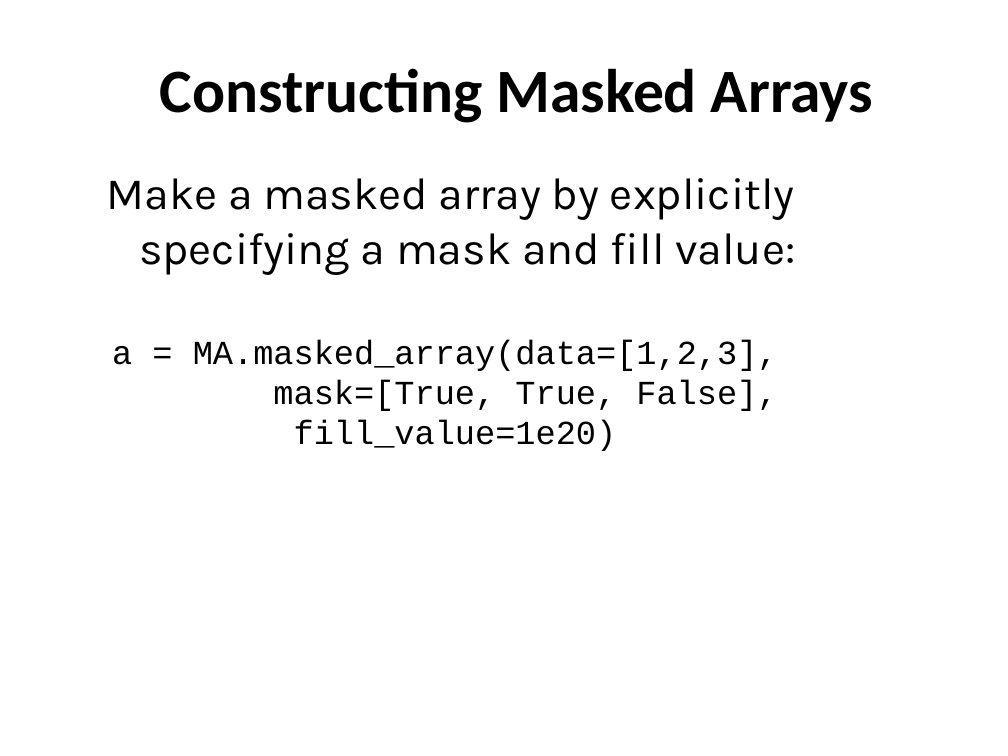
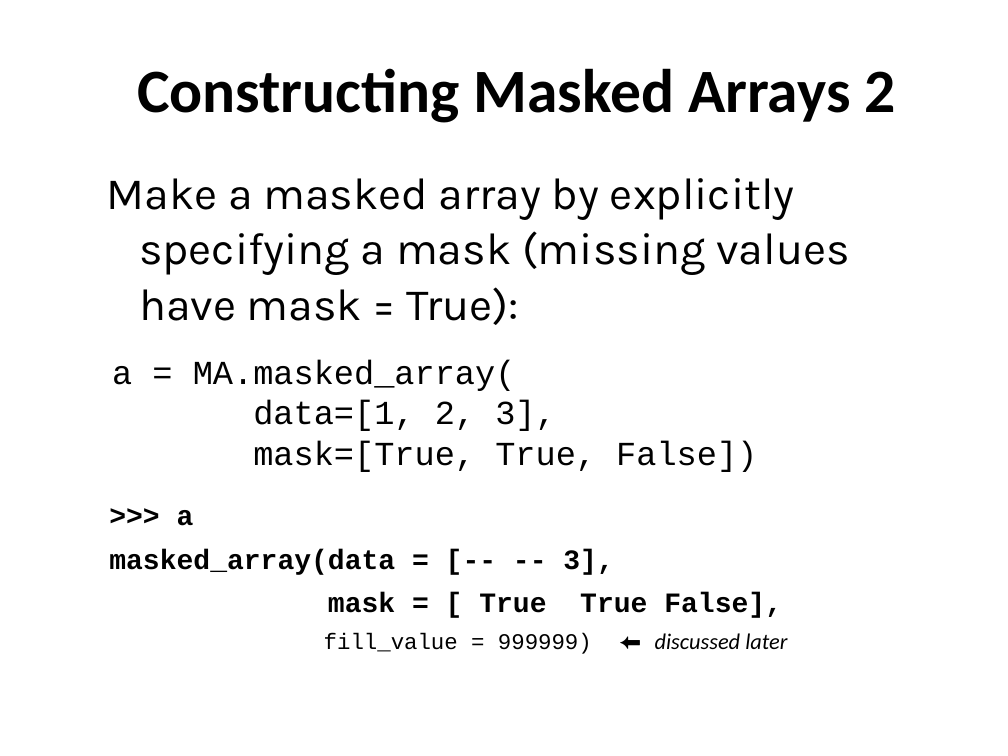
Before and after one commit to ncasuk/ncas-isc, a slide deck: slide 33 of python/presentations/handling_arrays/numpy.ppt. Drawn at 1008x756 pixels with LibreOffice and Linux fonts; fonts in the diff are those of the drawing; background and template pictures are left out. Boxes give left, top, right and bottom in pixels: in the first picture for what was removed or moved away, otherwise in the second. Text is boxed around its words. In the diff, an @@ line names an element or a change of style, - is before the commit and + after.

```diff
--- a/python/presentations/handling_arrays/numpy.ppt
+++ b/python/presentations/handling_arrays/numpy.ppt
@@ text at (x1=137, y1=68, x2=896, y2=123): text changed @@
-Constructing Masked Arrays
+Constructing Masked Arrays 2
@@ text at (x1=107, y1=178, x2=849, y2=325): text changed @@
-Make a masked array by explicitly specifying a mask and fill value:
+Make a masked array by explicitly specifying a mask (missing values
+have mask = True):
@@ text at (x1=112, y1=360, x2=757, y2=472): text changed @@
-a = MA.masked_array(data=[1,2,3],
-mask=[True, True, False],
-fill_value=1e20)
+a = MA.masked_array(
+data=[1, 2, 3],
+mask=[True, True, False])
@@ text added at (x1=109, y1=510, x2=787, y2=654), 20 pt, text #000000, bold @@
+>>> a
+masked_array(data = [-- -- 3],
+mask = [ True True False],
+fill_value = 999999) ⬅ discussed later
```
Also in this commit, not shown: 11 other slides changed, 4 slides added, 3 slides removed.
